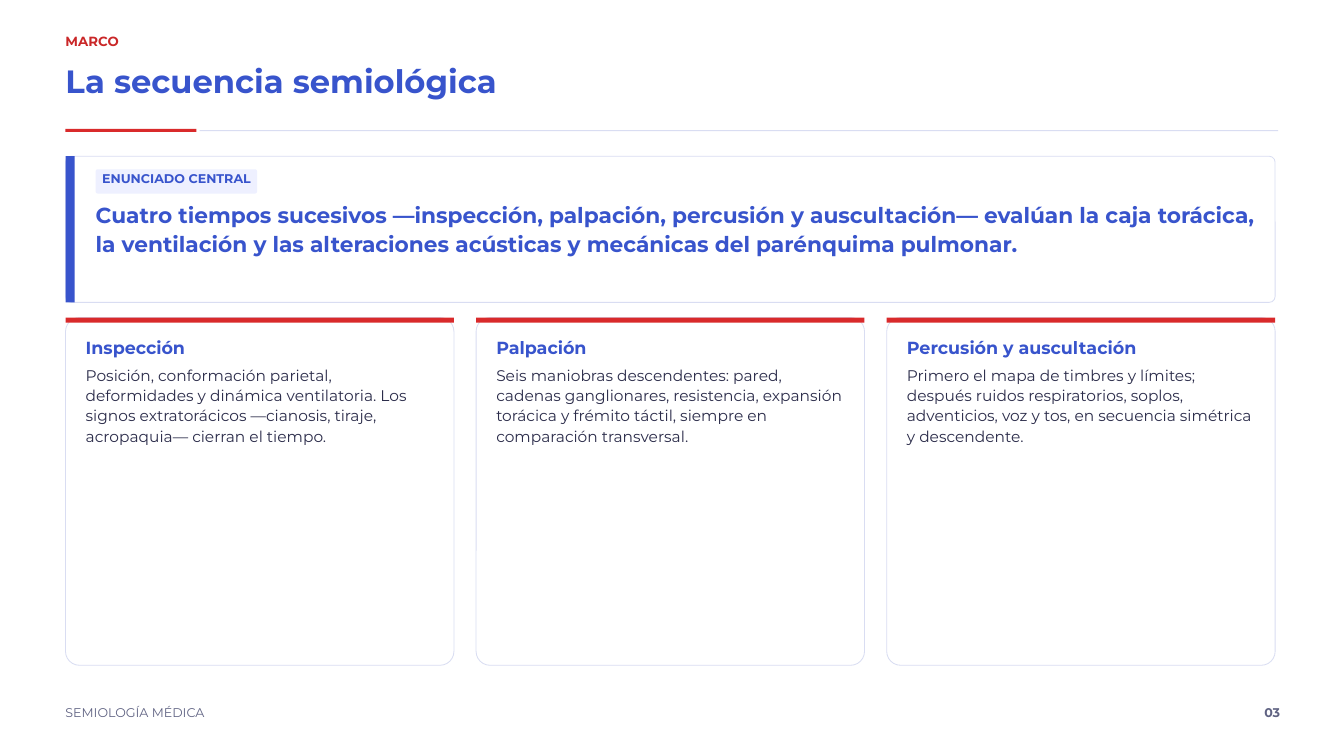
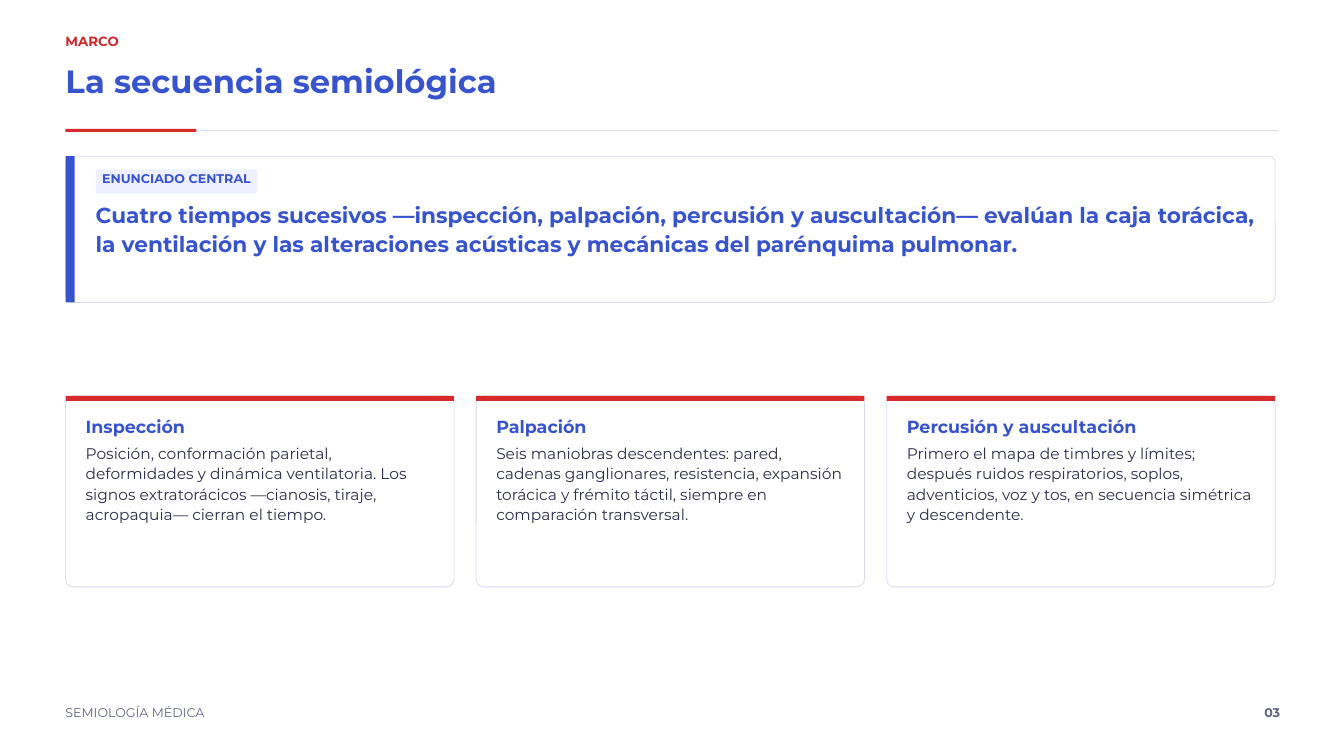
Before and after one commit to rpsin9096/slide-repo-v1, a slide deck: slide 3 of decks/semiotecnia-torax/semiotecnia_del_torax.pptx. Drawn at 1344x756 pixels with LibreOffice and Linux fonts; fonts in the diff are those of the drawing. Boxes give left, top, right and bottom in pixels: in the first picture for what was removed or moved away, otherwise in the second. Text is boxed around its words. In the diff, an @@ line names an element or a change of style, - is before the commit and + after.

```diff
--- a/decks/semiotecnia-torax/semiotecnia_del_torax.pptx
+++ b/decks/semiotecnia-torax/semiotecnia_del_torax.pptx
@@ rounded rectangle: place and size @@
-rounded rectangle at [66,318,454,665]
+rounded rectangle at [66,396,454,588]
@@ text "Inspección": place and size @@
-text "Inspección" at [86,340,406,445]
+text "Inspección" at [86,419,406,523]
@@ rounded rectangle: place and size @@
-rounded rectangle at [476,318,864,665]
+rounded rectangle at [476,396,864,588]
@@ text "Palpación": place and size @@
-text "Palpación" at [496,340,842,445]
+text "Palpación" at [496,419,842,523]
@@ rounded rectangle: place and size @@
-rounded rectangle at [887,318,1275,665]
+rounded rectangle at [887,396,1275,588]
@@ 3 rectangles: place and size @@
-3 rectangles at [66,318,1275,323]
+3 rectangles at [66,396,1275,401]
@@ text "Percusión y auscultación": place and size @@
-text "Percusión y auscultación" at [907,340,1252,445]
+text "Percusión y auscultación" at [907,419,1252,523]
```
Also in this commit, not shown: 3 other slides changed, 3 other files.
